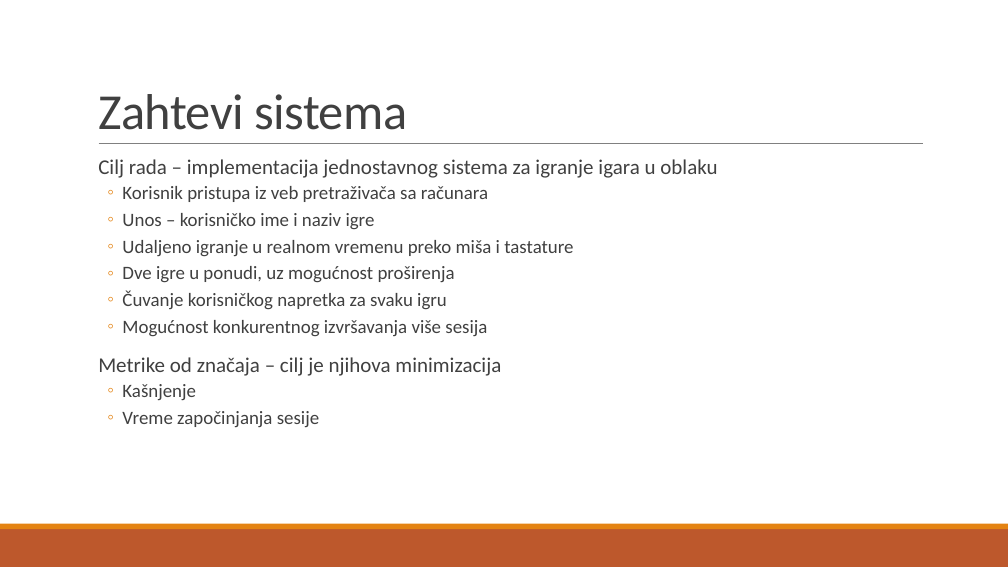
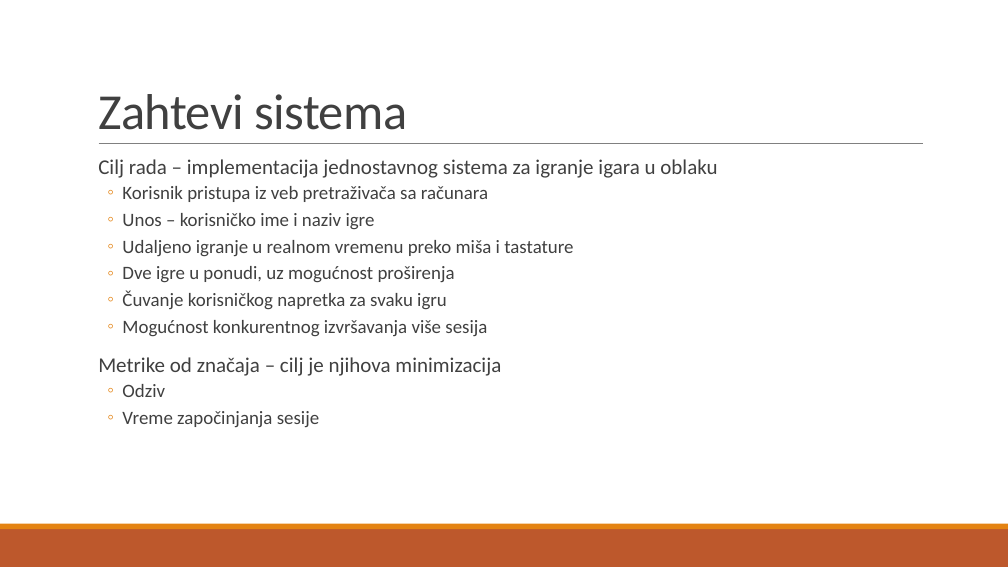
Before and after one commit to AleksandarDincic/cloud_gaming, a slide deck: slide 3 of docs/prezentacija.pptx. Drawn at 1008x567 pixels with LibreOffice and Linux fonts; fonts in the diff are those of the drawing. Boxes give left, top, right and bottom in pixels: in the first picture for what was removed or moved away, otherwise in the second. Text is boxed around its words. In the diff, an @@ line names an element or a change of style, - is before the commit and + after.

```diff
--- a/docs/prezentacija.pptx
+++ b/docs/prezentacija.pptx
@@ text at <box>122,384,165,397</box>: text changed @@
-  ◦ Kašnjenje
+  ◦ Odziv
```
Also in this commit, not shown: 8 other slides changed, 1 slide added.
